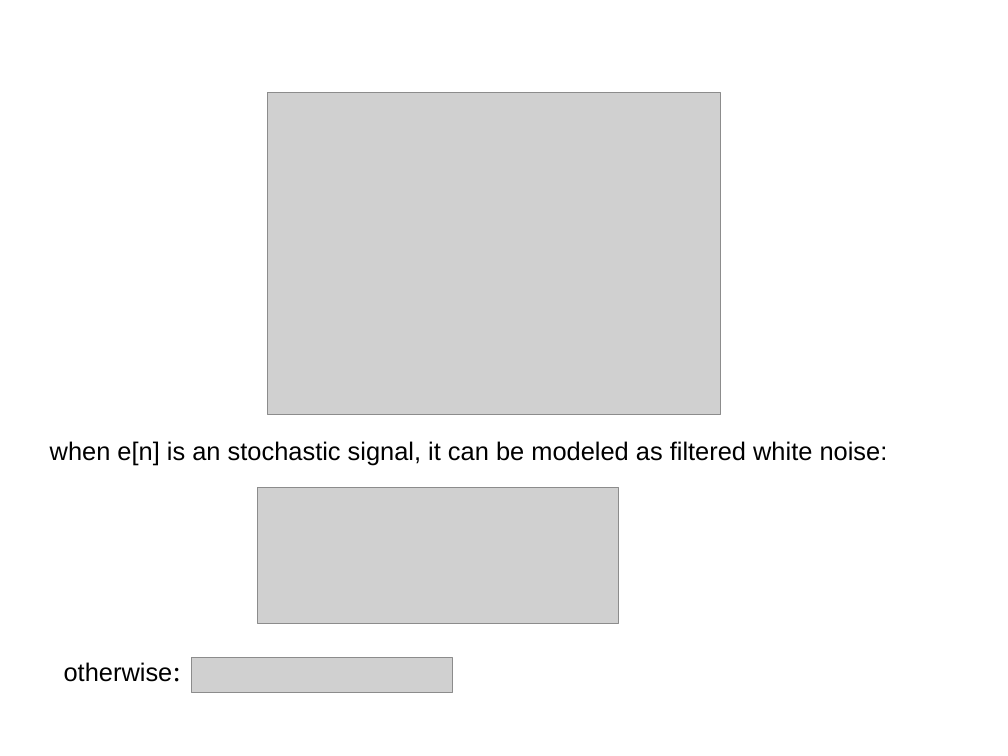
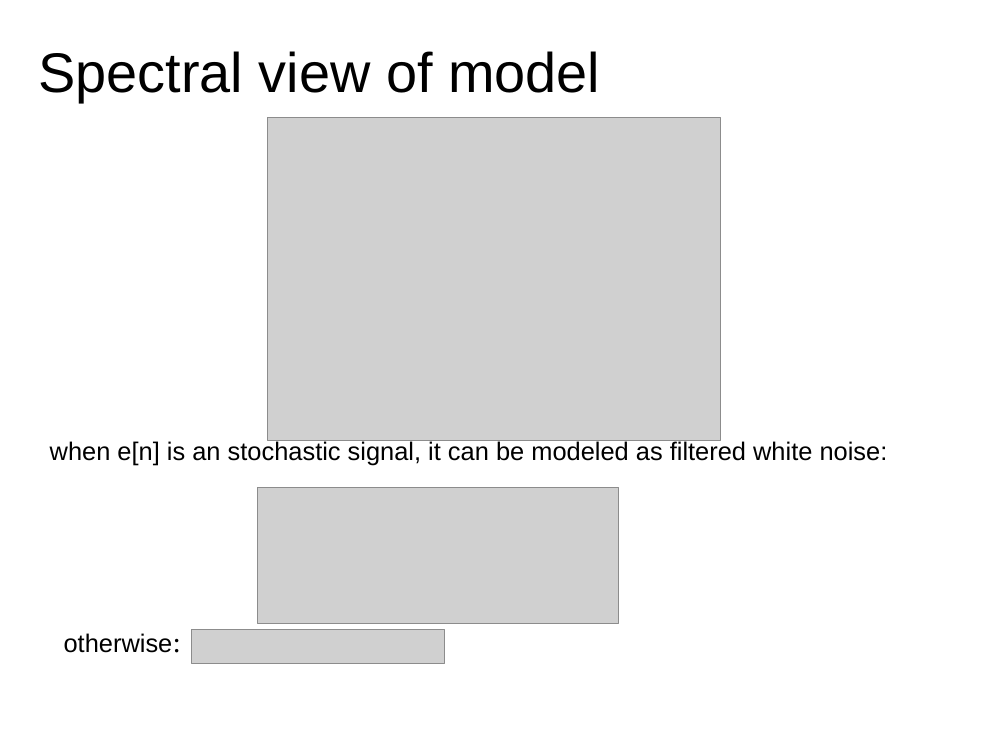
Before and after one commit to MTG/sms-tools, a slide deck: slide 4 of teaching-material/lectures/lect7-Sinusoidal-plus-Residual-model/7-Sinusoidal-plus-Residual-model.odp. Drawn at 1008x756 pixels with LibreOffice and Linux fonts; fonts in the diff are those of the drawing; grey boxes stand for pictures. Boxes give left, top, right and bottom in pixels: in the first picture for what was removed or moved away, otherwise in the second. Text is boxed around its words. In the diff, an @@ line names an element or a change of style, - is before the commit and + after.

```diff
--- a/teaching-material/lectures/lect7-Sinusoidal-plus-Residual-model/7-Sinusoidal-plus-Residual-model.odp
+++ b/teaching-material/lectures/lect7-Sinusoidal-plus-Residual-model/7-Sinusoidal-plus-Residual-model.odp
@@ title added at box(39, 51, 600, 102), 44 pt, text #000000 @@
+Spectral view of model
@@ picture: place and size @@
-picture at box(268, 92, 721, 415)
+picture at box(268, 117, 721, 440)
@@ text "otherwise:": place and size @@
-text "otherwise:" at box(64, 662, 173, 682)
+text "otherwise:" at box(64, 633, 173, 653)
@@ picture: place and size @@
-picture at box(191, 658, 452, 692)
+picture at box(191, 629, 444, 664)
```
Also in this commit, not shown: 5 other slides changed, 2 slides added, 2 slides removed, 4 other files.
